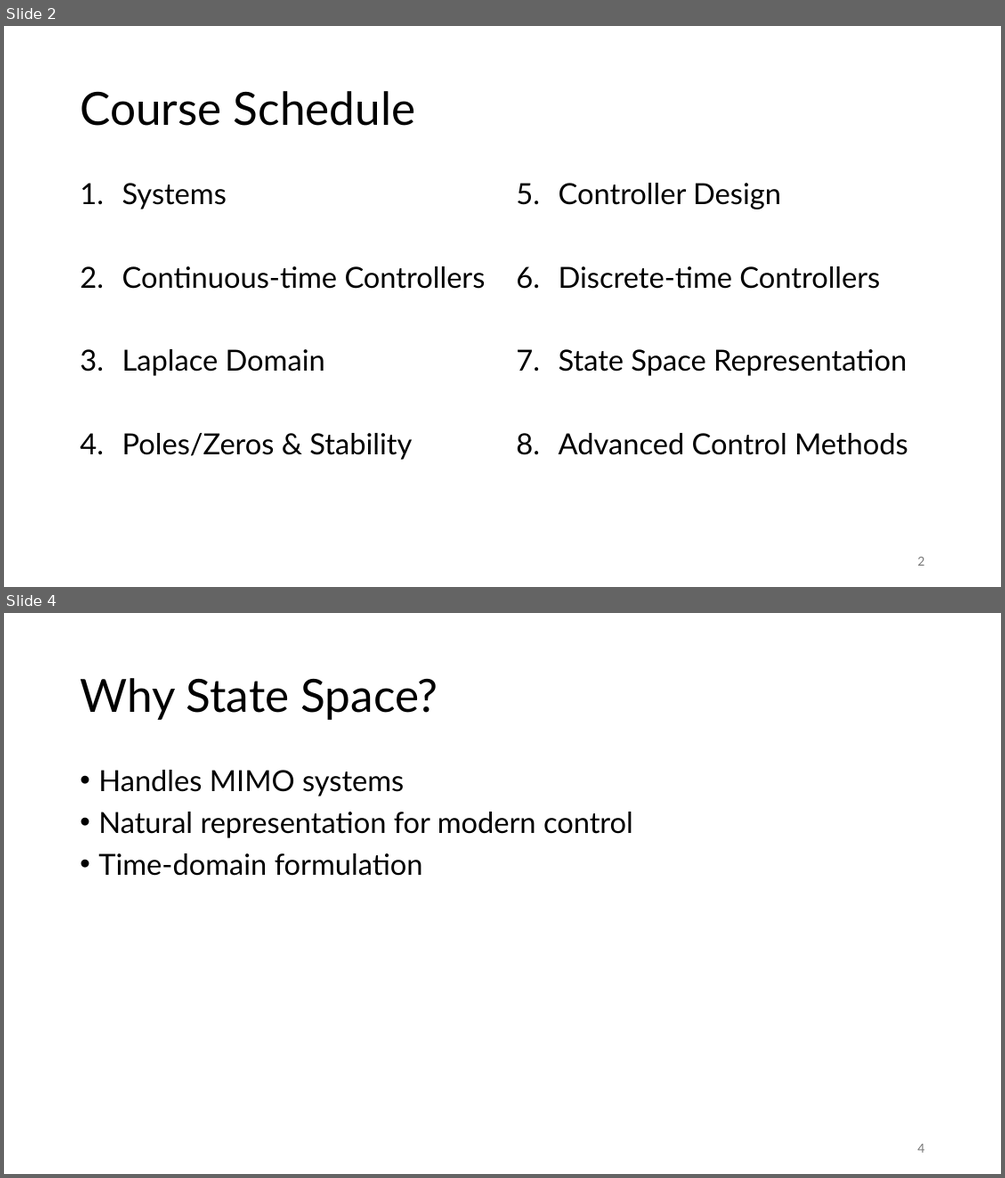
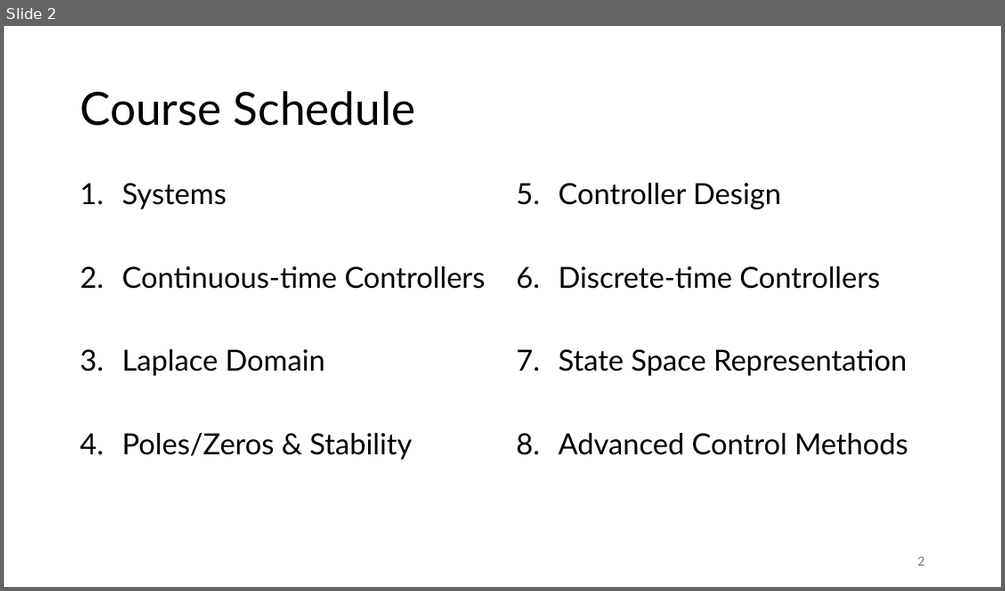
Before and after one commit to FelixWick/control_engineering, a slide deck: slides/7_state_space.pptx. Shown one above the other, each under a label of ours: slides 2 and 4 before the commit, slide 2 after it; the slides between them are not shown. The pictures are 1005x1178 and 1005x591 pixels, drawn with LibreOffice and Linux fonts; fonts in the diff are those of the drawing. Boxes give left, top, right and bottom in pixels: in the first picture for what was removed or moved away, otherwise in the second. Text is boxed around its words. In the diff, an @@ line names an element or a change of style, - is before the commit and + after.

Commit message:
state space slides

```diff
--- a/slides/7_state_space.pptx
+++ b/slides/7_state_space.pptx
@@ slide 4 removed at box(4, 613, 1001, 1174), background #FFFFFF @@
@@ title removed at box(80, 678, 438, 720) @@
-Why State Space?
@@ text removed at box(98, 770, 633, 876) @@
-• Handles MIMO systems
-• Natural representation for modern control
-• Time-domain formulation
@@ page number removed at box(917, 1143, 924, 1152) @@
-4
```
Also in this commit, not shown: 7 slides changed, 15 slides added, 3 other slides removed.
